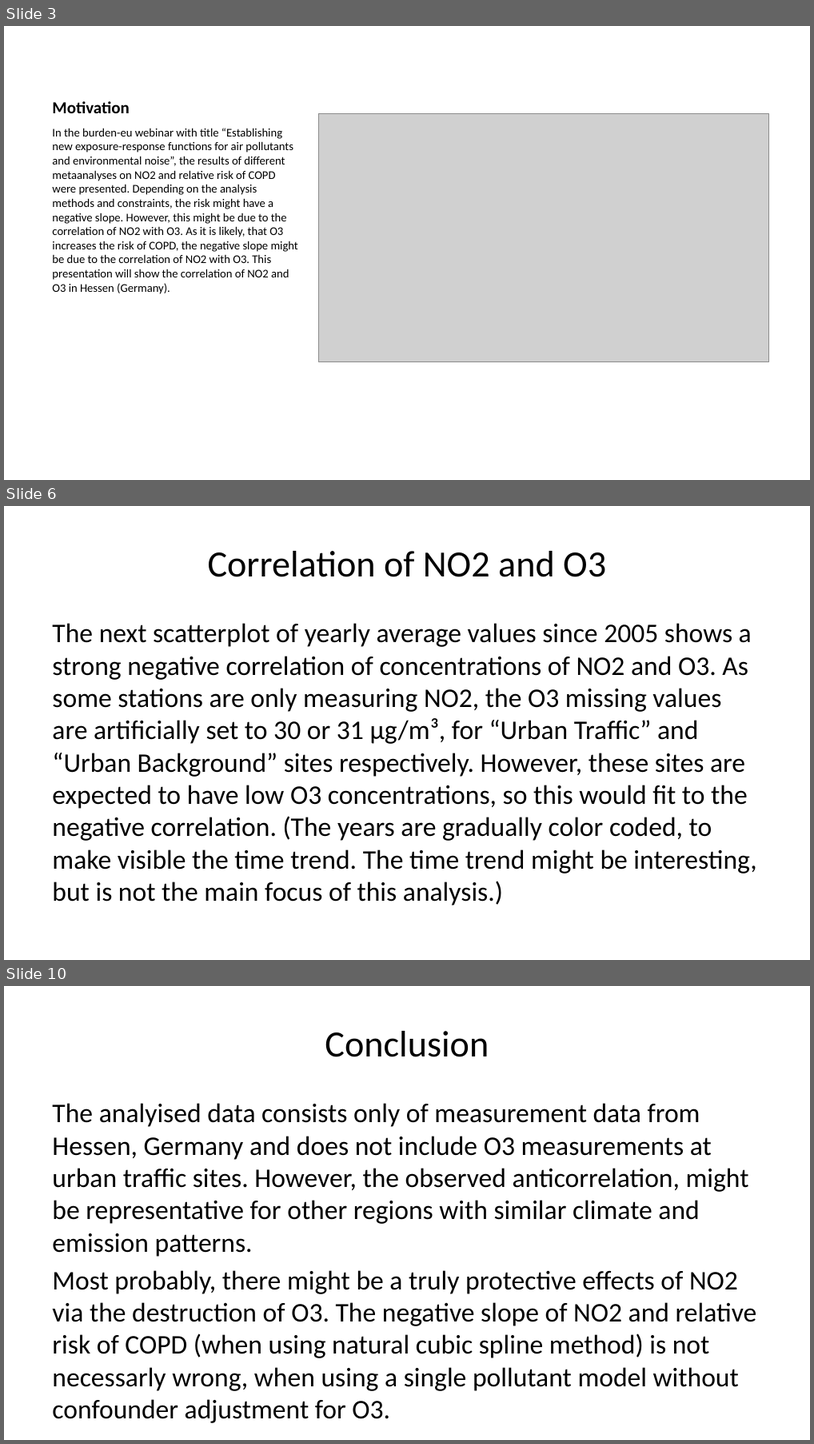
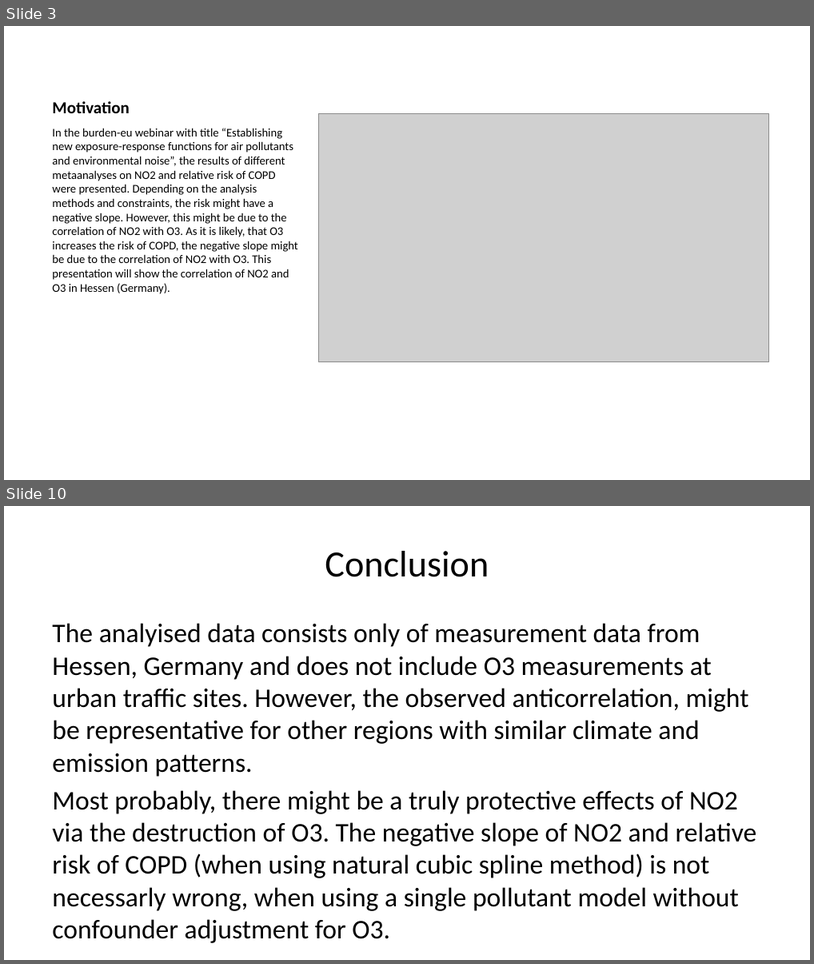
Before and after one commit to Ma-Loma/Antikor, a slide deck: VglO3NO2.pptx. Shown one above the other, each under a label of ours: slides 3, 6 and 10 before the commit, slides 3 and 10 after it; the slides between them are not shown. The pictures are 814x1444 and 814x964 pixels, drawn with LibreOffice and Linux fonts; fonts in the diff are those of the drawing; grey boxes stand for pictures. Boxes give left, top, right and bottom in pixels: in the first picture for what was removed or moved away, otherwise in the second. Text is boxed around its words. In the diff, an @@ line names an element or a change of style, - is before the commit and + after.

```diff
--- a/VglO3NO2.pptx
+++ b/VglO3NO2.pptx
@@ slide 6 removed at [4,506,810,960], background #FFFFFF @@
@@ title removed at [208,551,606,577] @@
-Correlation of NO2 and O3
@@ text removed at [52,623,757,905] @@
-The next scatterplot of yearly average values since 2005 shows a strong negative correlation of concentrations of NO2 and O3. As some stations are only measuring NO2, the O3 missing values are artificially set to 30 or 31 µg/m³, for “Urban Traffic” and “Urban Background” sites respectively. However, these sites are expected to have low O3 concentrations, so this would fit to the negative correlation. (The years are gradually color coded, to make visible the time trend. The time trend might be interesting, but is not the main focus of this analysis.)
```
Also in this commit, not shown: 5 slides changed, 3 slides added, 1 other slide removed, 3 other files.
